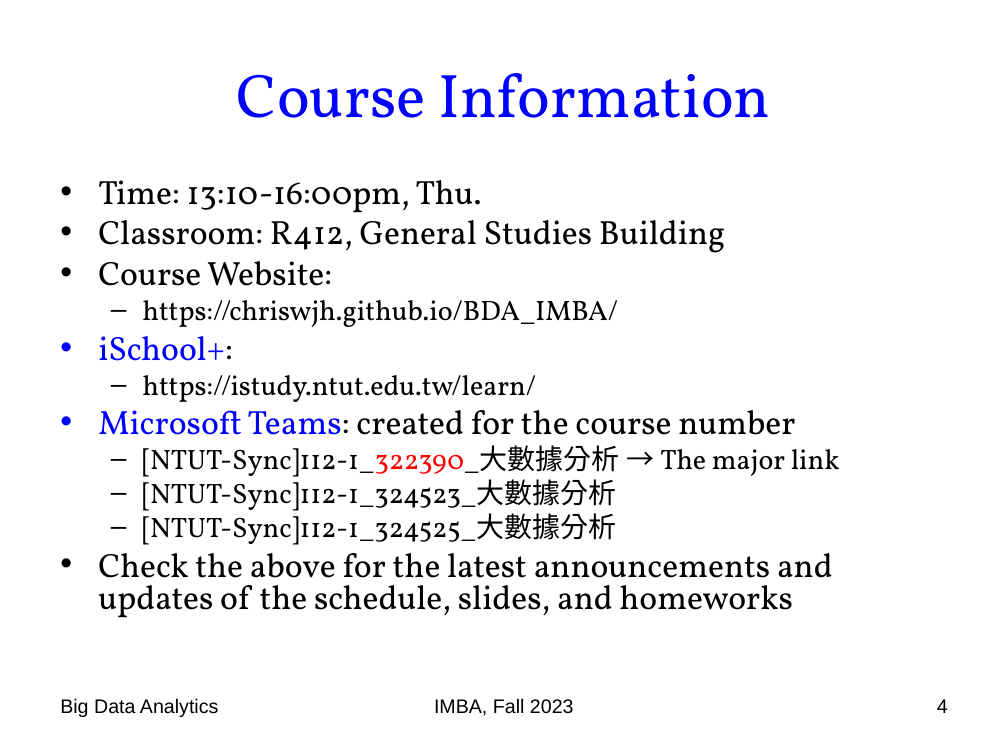
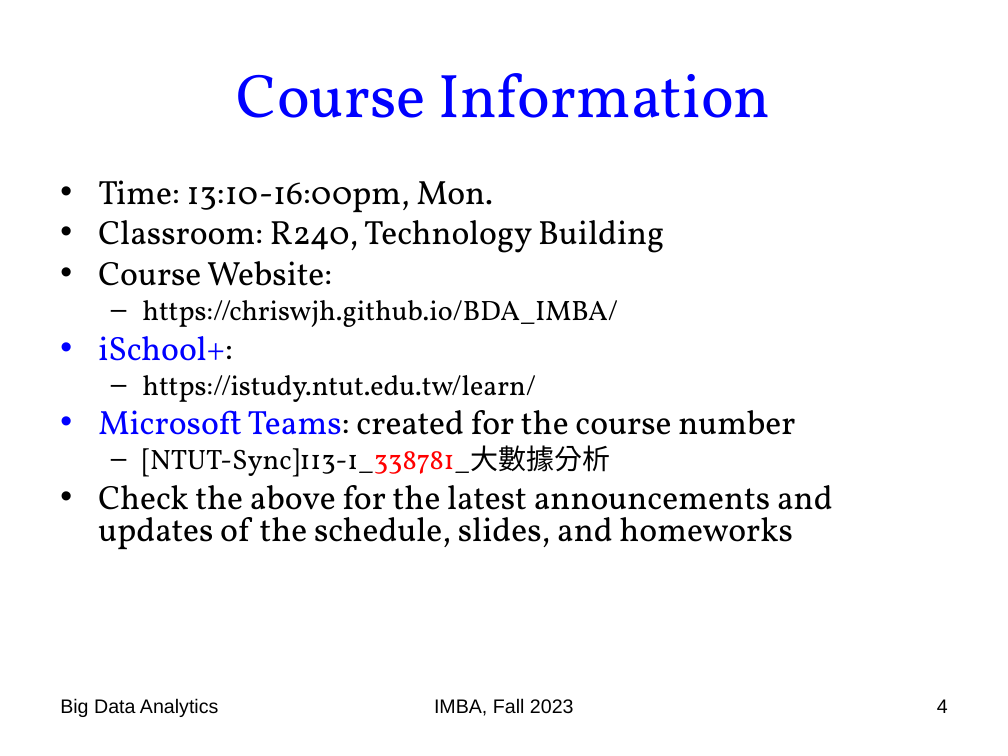
Before and after one commit to chriswjh/chriswjh.github.io, a slide deck: slide 4 of BDA_IFM/00-overview.ppt. Drawn at 1008x756 pixels with LibreOffice and Linux fonts; fonts in the diff are those of the drawing. Boxes give left, top, right and bottom in pixels: in the first picture for what was removed or moved away, otherwise in the second. Text is boxed around its words. In the diff, an @@ line names an element or a change of style, - is before the commit and + after.

```diff
--- a/BDA_IFM/00-overview.ppt
+++ b/BDA_IFM/00-overview.ppt
@@ text at (98,180,664,253): text changed @@
-• Time: 13:10-16:00pm, Thu.
-• Classroom: R412, General Studies Building
+• Time: 13:10-16:00pm, Mon.
+• Classroom: R240, Technology Building
@@ text at (142,445,610,477): text changed @@
-  – [NTUT-Sync]112-1_322390_大數據分析 → The major link
-  – [NTUT-Sync]112-1_324523_大數據分析
-  – [NTUT-Sync]112-1_324525_大數據分析
+  – [NTUT-Sync]113-1_338781_大數據分析
```
Also in this commit, not shown: 6 other slides changed.
